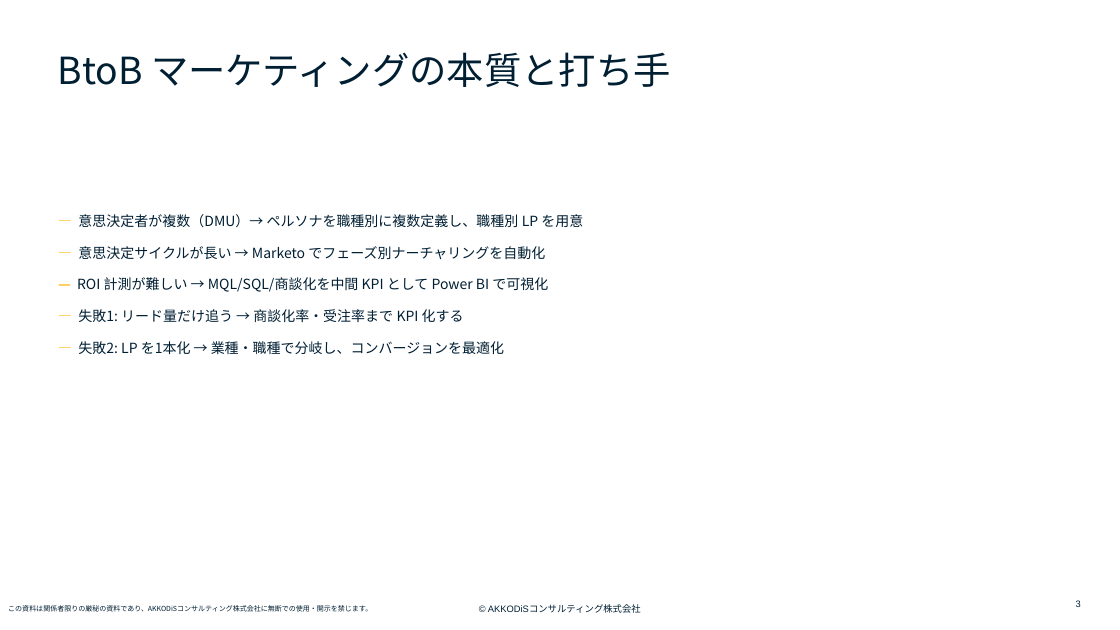
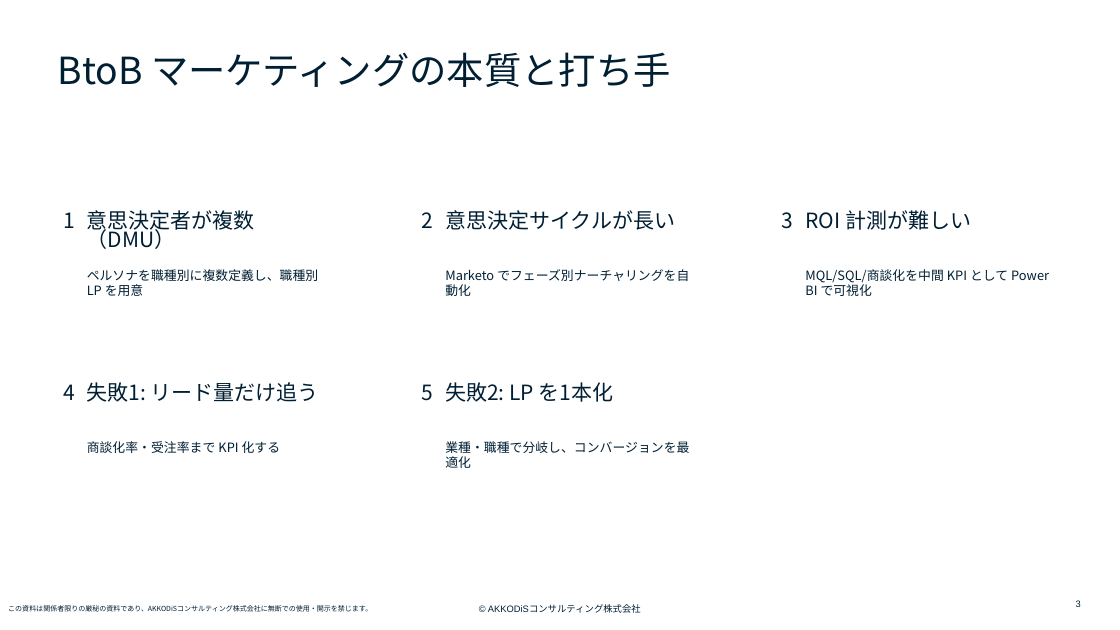
Before and after one commit to k-yabe/claude-code-book-template, a slide deck: slide 3 of assets/samples/btob-marketing-sample.pptx. Drawn at 1120x630 pixels with LibreOffice and Linux fonts; fonts in the diff are those of the drawing; background and template pictures are left out. Boxes give left, top, right and bottom in pixels: in the first picture for what was removed or moved away, otherwise in the second. Text is boxed around its words. In the diff, an @@ line names an element or a change of style, - is before the commit and + after.

```diff
--- a/assets/samples/btob-marketing-sample.pptx
+++ b/assets/samples/btob-marketing-sample.pptx
@@ text added at box(64, 212, 76, 228), 18 pt, text #001F33 @@
+1
@@ text added at box(87, 210, 255, 249), 18 pt, text #001F33 @@
+意思決定者が複数（DMU）
@@ text added at box(422, 212, 434, 228), 18 pt, text #001F33 @@
+2
@@ text added at box(445, 210, 675, 230), 18 pt, text #001F33 @@
+意思決定サイクルが長い
@@ text added at box(782, 212, 794, 229), 18 pt, text #001F33 @@
+3
@@ text added at box(805, 210, 971, 230), 18 pt, text #001F33 @@
+ROI 計測が難しい
@@ text added at box(87, 269, 318, 296), 11 pt, text #001F33 @@
+ペルソナを職種別に複数定義し、職種別 LP を用意
@@ text added at box(445, 269, 689, 296), 11 pt, text #001F33 @@
+Marketo でフェーズ別ナーチャリングを自動化
@@ text added at box(805, 269, 1049, 296), 11 pt, text #001F33 @@
+MQL/SQL/商談化を中間 KPI として Power BI で可視化
@@ text added at box(64, 384, 76, 400), 18 pt, text #001F33 @@
+4
@@ text added at box(87, 382, 319, 402), 18 pt, text #001F33 @@
+失敗1: リード量だけ追う
@@ text added at box(422, 384, 434, 401), 18 pt, text #001F33 @@
+5
@@ text added at box(445, 382, 614, 402), 18 pt, text #001F33 @@
+失敗2: LP を1本化
@@ text at box(87, 441, 281, 453): text changed; size 12 to 11 pt @@
-— 意思決定者が複数（DMU）→ ペルソナを職種別に複数定義し、職種別 LP を用意
-— 意思決定サイクルが長い → Marketo でフェーズ別ナーチャリングを自動化
-— ROI 計測が難しい → MQL/SQL/商談化を中間 KPI として Power BI で可視化
-— 失敗1: リード量だけ追う → 商談化率・受注率まで KPI 化する
-— 失敗2: LP を1本化 → 業種・職種で分岐し、コンバージョンを最適化
+商談化率・受注率まで KPI 化する
@@ text added at box(445, 441, 689, 468), 11 pt, text #001F33 @@
+業種・職種で分岐し、コンバージョンを最適化
```
Also in this commit, not shown: 1 other file.
